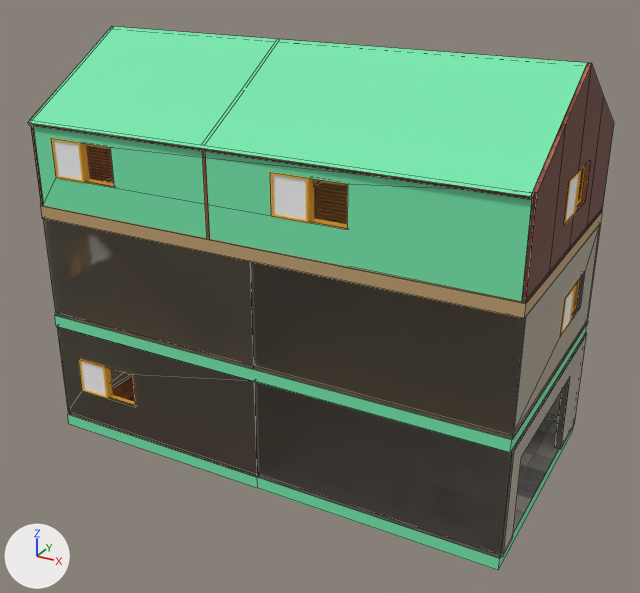
One commit to the FBX model Baú -Modelos_3D/Cenários/Salas_Casa/Cenario_Casa.fbx: the scene before it, then after it.
One viewpoint serves both versions: a camera (50 mm lens) standing at (16.8, -20.5, 14.3) and looking at (2.9, 4.7, 1.7). The lights are fixed; the arrows at lower left show +X, +Y and +Z. Mesh edges are drawn as thin lines on the coarser meshes. Where no turn or scale is listed for an object, it has been applied to the vertices. Vertices at the same position are counted once.

Names of what the first picture shows: 'Parede_Casa.009', 'Parede_Casa.010', 'Parede_Casa.011', 'Parede_Casa.022', 'Parede_Casa.024', 'Parede_Casa.025', 'Parede_Casa.027', 'Parede_Casa.029', 'Parede_Casa.030', 'Parede_Casa.032', 'Piso.001', 'Piso.004', 'Piso.006', 'Telhado.000'.
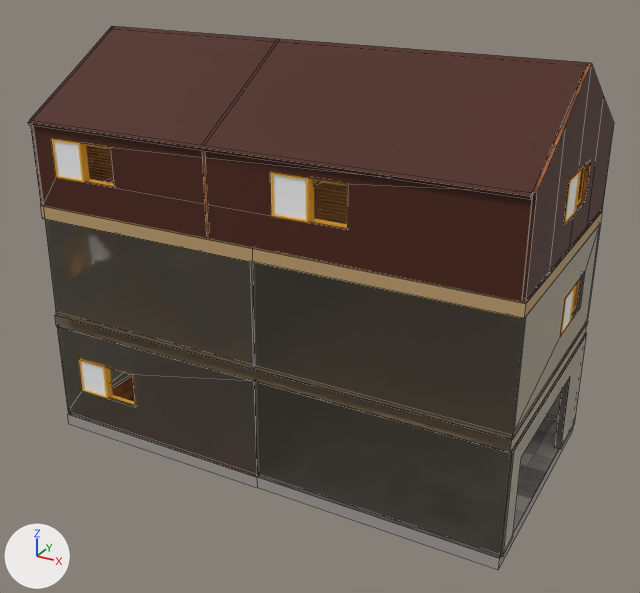
Location of each change, (x1, y1, x2, y2) in pixels of the pictures (640 x 593 px; the box of a moved part takes in the faces that stretch with it):
```json
{"object": "Telhado.000", "change": "surface changed, recoloured", "before": [28, 26, 587, 200], "after": [28, 26, 587, 200], "on screen": "green to brown"}
{"object": "Parede_Casa.029", "change": "surface changed, recoloured", "before": [33, 126, 533, 301], "after": [33, 126, 533, 301], "on screen": "green to brown"}
{"object": "Parede_Casa.022", "change": "reshaped, moved", "before": [43, 218, 254, 369], "after": [45, 219, 253, 368]}
{"object": "Parede_Casa.030", "change": "surface changed", "before": [522, 63, 614, 303], "after": [522, 63, 614, 303]}
{"object": "Parede_Casa.027", "change": "surface changed", "before": [30, 26, 113, 205], "after": [30, 26, 113, 205]}
{"object": "Parede_Casa.032", "change": "surface changed", "before": [202, 151, 320, 239], "after": [202, 151, 320, 239]}
{"object": "Telhado.001", "change": "surface changed", "before": [114, 26, 587, 63], "after": [114, 26, 587, 63]}
{"part": 1, "of": "me_cube_028", "change": "moved or reshaped", "before": [43, 218, 254, 366], "after": [45, 219, 253, 365]}
{"part": 2, "of": "me_cube_164", "change": "recoloured", "before": [55, 315, 587, 453], "after": [55, 315, 587, 453], "on screen": "green to brown"}
{"part": 3, "of": "me_cube_160", "change": "recoloured", "before": [68, 414, 574, 570], "after": [68, 414, 574, 570], "on screen": "green to grey"}
{"part": 4, "of": "me_cube_033", "change": "recoloured", "before": [33, 126, 532, 301], "after": [33, 126, 532, 301], "on screen": "green to brown"}
{"part": 5, "of": "me_cube_043", "change": "recoloured", "before": [28, 26, 587, 196], "after": [28, 26, 587, 196], "on screen": "green to brown"}
```

Edits to the scene script, one JSON object a line:
```json
{"op": "set", "path": "mat_tabuas_madeira.texture", "old": "img_textura_tabuas_madeira_escura_jpeg", "new": "img_textura_madeira_escuro_jpeg"}
{"block": "me_cube_164", "where": "me_cube_164.from_pydata(...)  # 12 vertices, 10 faces; spans x 2.61..16.41, y -1.46..5.61, z -0.05..0.32"}
{"block": "me_cube_164", "where": "# used by ob_piso_004; location = (-4.04, -2.08, 3.02)"}
{"block": "me_cube_164", "change": "me_cube_164 part 2: all 8 faces that had it switch from mat_material_exterior (green #74e7ac) to mat_parede_beje"}
{"block": "me_cube_160", "where": "me_cube_160.from_pydata(...)  # 16 vertices, 14 faces; spans x 2.61..16.39, y -1.45..5.62, z -0.05..0.31"}
{"block": "me_cube_160", "where": "# used by ob_piso_001; location = (-4.04, -2.08, -0.34)"}
{"block": "me_cube_160", "change": "me_cube_160 part 3: all 9 faces that had it switch from mat_material_exterior (green #74e7ac) to mat_piso_concreto (picture img_piso_concreto2_jpg)"}
{"block": "me_cube_043", "where": "me_cube_043.from_pydata(...)  # 8 vertices, 6 faces; spans x -6.85..6.77, y -1.84..1.84, z -1.09..1.09"}
{"block": "me_cube_043", "where": "# used by ob_telhado_000; location = (5.5, -1.82, 10.03)"}
{"block": "me_cube_043", "change": "me_cube_043 part 5: all 1 face that had it switch from mat_material_exterior (green #74e7ac) to mat_tabuas_madeira (picture img_textura_madeira_escuro_jpeg)"}
{"block": "me_cube_028", "where": "me_cube_028.from_pydata(...)  # 12 vertices, 10 faces; spans x -3.45..3.45, y -0.05..0.05, z -1.5..1.5"}
{"block": "me_cube_028", "where": "# used by ob_parede_casa_022; location = (2.04, -3.48, 4.82)"}
{"block": "me_cube_028", "where": "# before: 4 (-3.45, 0.05, 1.5), 5 (3.45, 0.04, 1.5), 6 (3.45, -0.05, 1.5) at pixel (250, 261), 7 (-3.45, -0.04, 1.5) at pixel (42, 217)"}
{"block": "me_cube_028", "change": "me_cube_028 part 1"}
{"op": "add", "block": "me_cube_028", "code": "for i in [*range(4, 8)]: me_cube_028.vertices[i].co += Vector((0.07, -0.03, 0.35))"}
{"block": "me_cube_033", "where": "me_cube_033.from_pydata(...)  # 24 vertices, 18 faces; spans x -6.77..6.85, y -0.05..0.05, z -1.2..1.2"}
{"block": "me_cube_033", "where": "# used by ob_parede_casa_029; location = (5.42, -3.48, 7.86)"}
{"block": "me_cube_033", "change": "me_cube_033 part 4: all 3 faces that had it switch from mat_material_exterior (green #74e7ac) to mat_tabuas_madeira (picture img_textura_madeira_escuro_jpeg)"}
{"op": "set", "path": "ob_parede_casa_022.location", "old": "(2.04, -3.48, 4.82)", "new": "(2.05, -3.45, 4.82)"}
```
